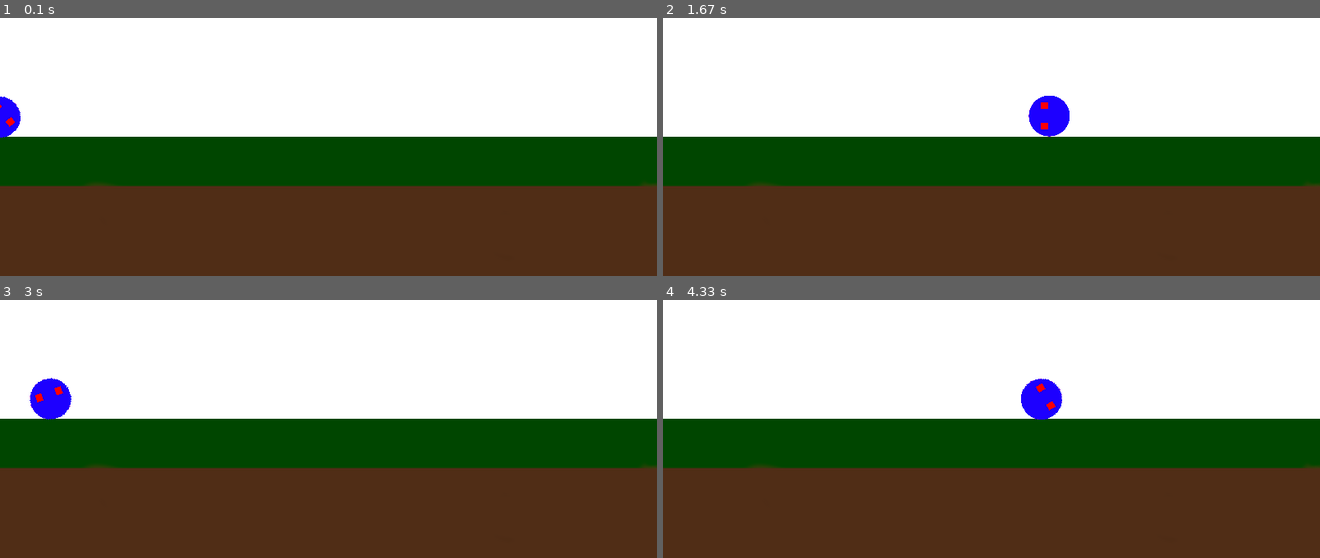
Above: before the commit, frames 1-4 (two rows, left to right).
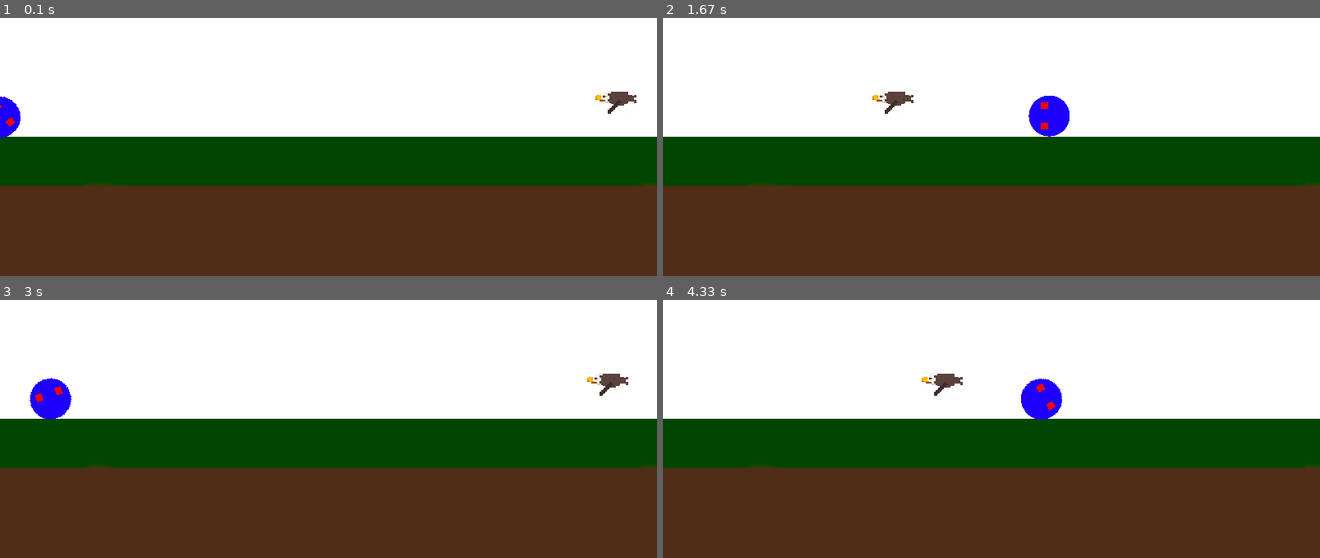
Above: after the commit, the same moments.

Repository: Oussecg/Pygame
Game: pygame game, started from main.py
Two runs of this game, one before a commit and one after it. Both use one fixed random seed, a clock stepped at 60 frames per second and the inputs below.
Inputs:
- Up to frame 1 (0.1 s): no input
- Up to frame 2 (1.67 s): tap Space at 0.33 s
- Up to frame 3 (3 s): no input
- Up to frame 4 (4.33 s): no input

The runs differ from the first frame. In frame 1, 0.2% of the frame differs, in the area x 90-97%, y 28-38%; in frame 2, 0.2%; in frame 3, 0.2%; in frame 4, 0.2%.

Commit message:
We add a bird to the game

Diff:
--- /dev/null
+++ b/bird.py
@@ -0,0 +1,20 @@
+import pygame
+
+class Bird(pygame.sprite.Sprite):
+    def __init__(self, background_y):
+        super().__init__()
+        self.background_y = background_y
+        self.original_img = pygame.image.load('assets/Bird.png').convert_alpha()
+        self.original_img = pygame.transform.scale(self.original_img, (50, 50))
+        self.img = self.original_img
+        self.rect = self.img.get_rect(bottomright=(pygame.display.get_surface().get_width(), self.background_y + 30))
+        self.speed_x = 5
+
+    def move(self):
+        if self.rect.right >= 0:
+            self.rect.right -= self.speed_x
+        else:
+            self.rect.left = pygame.display.get_surface().get_width()
+
+    def update(self):
+        self.move()
--- a/game.py
+++ b/game.py
@@ -1,12 +1,14 @@
 import pygame
 from player import Player
+from bird import Bird
 
 class Game:
     def __init__(self):
         self.screen = pygame.display.set_mode((800, 600))
-        self.background = pygame.image.load('assets/background.png')
+        self.background = pygame.image.load('assets/background.png').convert_alpha()
         self.background_rect = self.background.get_rect()
         self.background_rect.x = 0
         self.background_rect.y = pygame.display.get_surface().get_height() - (self.background.get_height() // 2 - 3)
         self.player = Player(self.background_rect.y)
+        self.bird = Bird(self.player.rect.y)
         self.clock = pygame.time.Clock()
--- a/main.py
+++ b/main.py
@@ -16,7 +16,9 @@
     # RENDER YOUR GAME HERE
     game.screen.blit(game.background, (game.background_rect.x, game.background_rect.y))
     game.screen.blit(game.player.img, game.player.rect)
+    game.screen.blit(game.bird.img, game.bird.rect)
     game.player.update()
+    game.bird.update()
 
     # pygame.QUIT event means the user clicked X to close your window
     for event in pygame.event.get():
--- a/player.py
+++ b/player.py
@@ -4,7 +4,7 @@
     def __init__(self, background_y):
         super().__init__()
         self.background_y = background_y
-        self.original_img = pygame.image.load('assets/sprite.png')
+        self.original_img = pygame.image.load('assets/sprite.png').convert_alpha()
         self.original_img = pygame.transform.scale(self.original_img, (50, 50))
         self.img = self.original_img
         self.angle = 0
@@ -12,8 +12,8 @@
         self.initial_y = self.background_y
         self.speed_x = 5
         self.speed_y = 5
-        self.jump_strength = 5
-        self.gravity_power = 5
+        self.jump_strength = 10
+        self.gravity_power = 10
         self.jump_finished = True
         self.on_jump = False
 
@@ -30,7 +30,7 @@
     def jump(self):
         self.jump_finished = False
         if self.on_jump:
-            if self.rect.top >= self.initial_y - 155:
+            if self.rect.top >= self.initial_y - 180:
                 self.rect.y -= self.jump_strength
             else:
                 self.on_jump = False
Binary file added: assets/Bird.png
